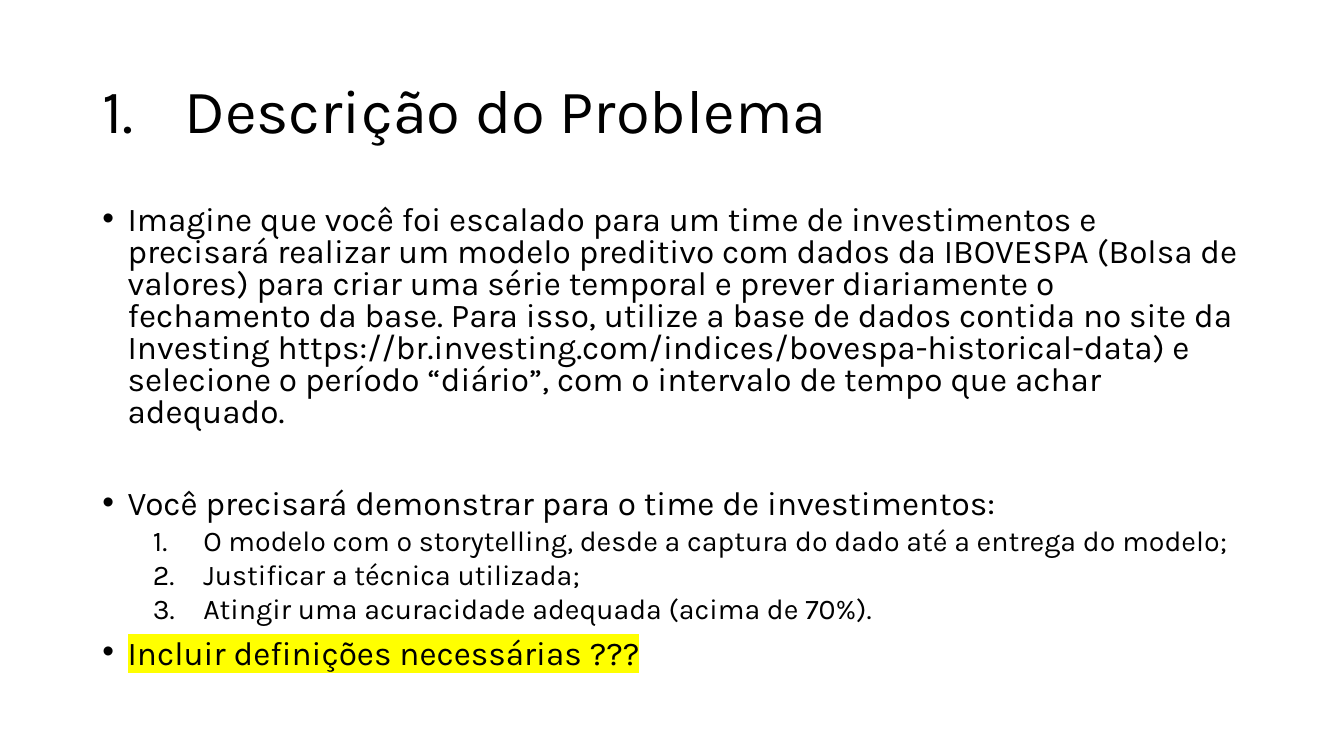
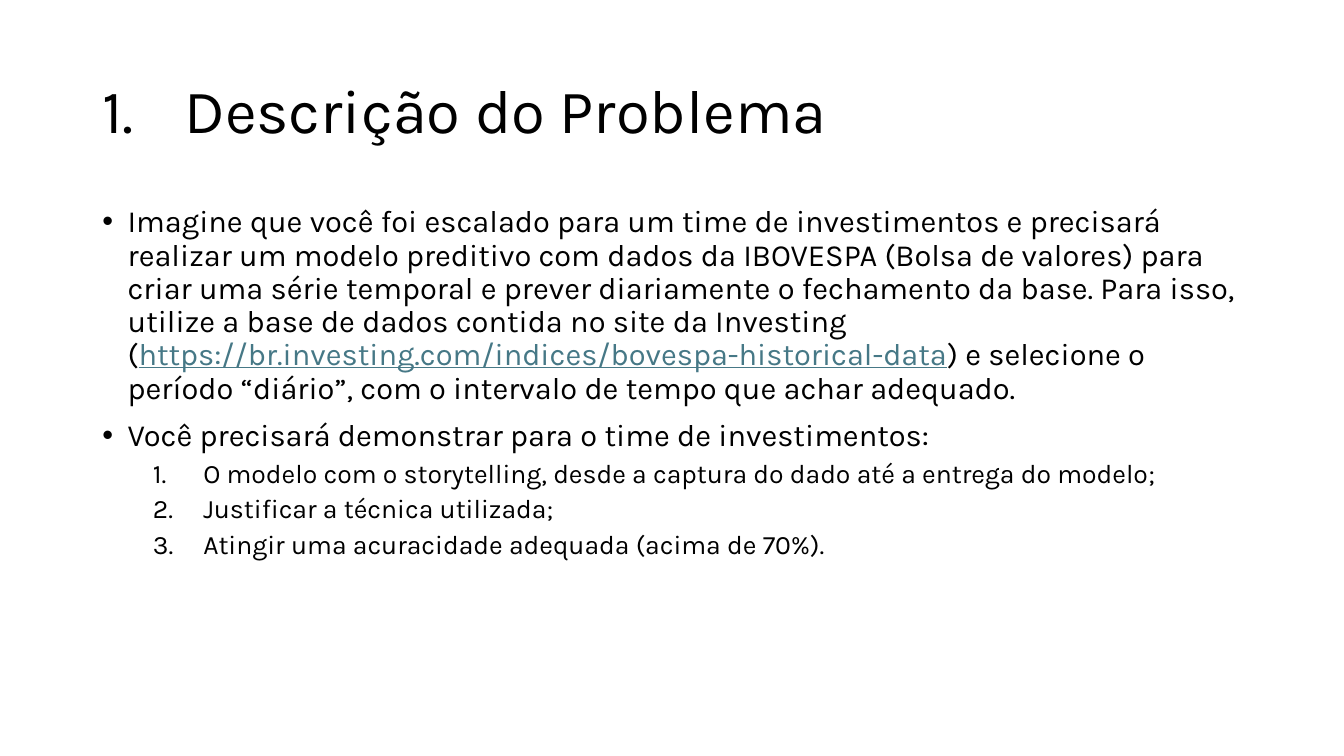
Before and after one commit to jdlmauricio/techalleg_fase_2, a slide deck: slide 2 of Tech Challenge 2.pptx (slide 5 before the commit). Drawn at 1344x756 pixels with LibreOffice and Linux fonts; fonts in the diff are those of the drawing; background and template pictures are left out. Boxes give left, top, right and bottom in pixels: in the first picture for what was removed or moved away, otherwise in the second. Text is boxed around its words. In the diff, an @@ line names an element or a change of style, - is before the commit and + after.

```diff
--- a/Tech Challenge 2.pptx
+++ b/Tech Challenge 2.pptx
@@ text at (128,208,1235,406): text changed; size 23.8 to 22 pt @@
-• Imagine que você foi escalado para um time de investimentos e precisará realizar um modelo preditivo com dados da IBOVESPA (Bolsa de valores) para criar uma série temporal e prever diariamente o fechamento da base. Para isso, utilize a base de dados contida no site da Investing https://br.investing.com/indices/bovespa-historical-data) e selecione o período “diário”, com o intervalo de tempo que achar adequado.
+• Imagine que você foi escalado para um time de investimentos e precisará realizar um modelo preditivo com dados da IBOVESPA (Bolsa de valores) para criar uma série temporal e prever diariamente o fechamento da base. Para isso, utilize a base de dados contida no site da Investing (https://br.investing.com/indices/bovespa-historical-data) e selecione o período “diário”, com o intervalo de tempo que achar adequado.
@@ text at (128,422,1155,561): size 23.8 to 22 pt in "Você precisará demonstrar para o time de ..."; size 20.4 to 19 pt in "O modelo com o storytelling, desde a ...", "Justificar a técnica utilizada;", "Atingir uma acuracidade adequada (acima de 70%)."; line spacing 0.8 to 0.9 @@
@@ text at (128,639,582,672): paragraph removed @@
-• Incluir definições necessárias ???
```
Also in this commit, not shown: 4 other slides changed, 14 slides added, 11 slides removed.
